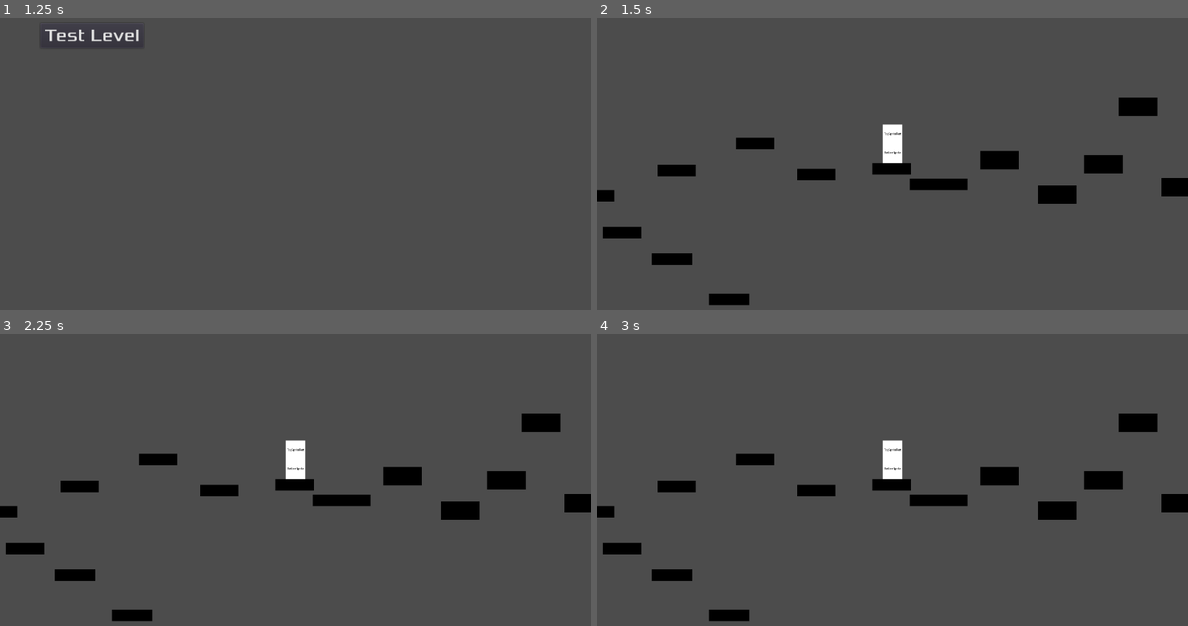
Above: before the commit, frames 1-4 (two rows, left to right).
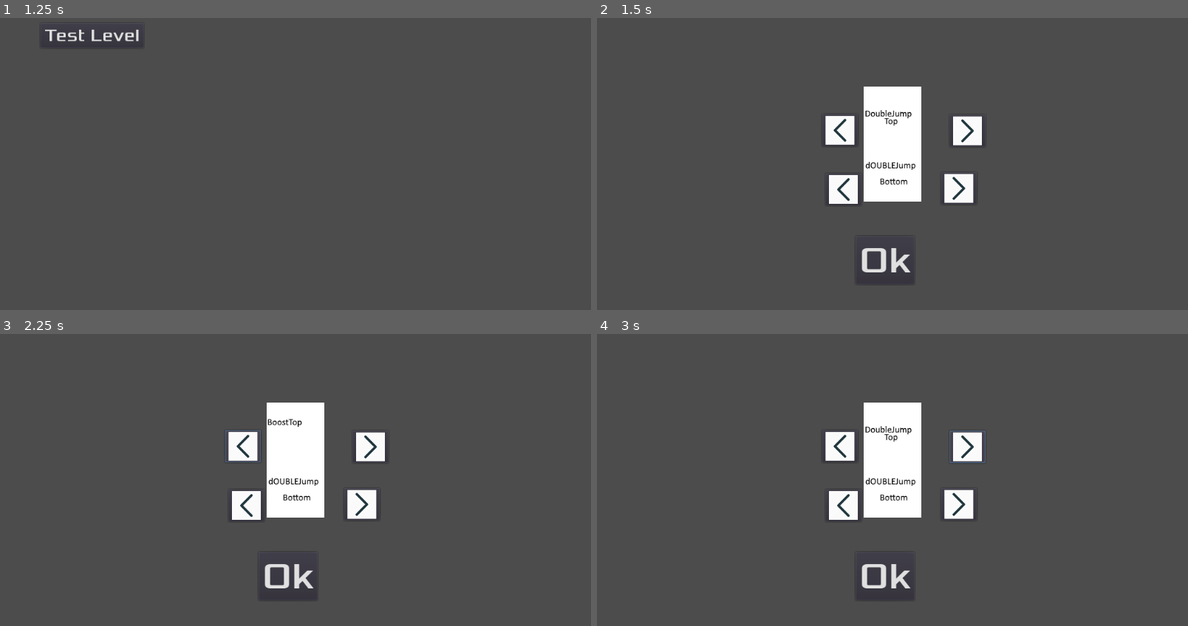
Above: after the commit, the same moments.

Repository: VeryCleverName3/Hybrid-Game-Jam
Game: Godot game, scene res://MainMenu.tscn
The game is run twice, just before and just after one commit, with the same random seed, the same clock (stepped at 60 frames per second) and the same inputs.
Inputs (mouse positions are in pixels of both pictures, inside the frame that each line leads up to):
- Up to frame 1 (1.25 s): click "Level Select" at 0.5 s
- Up to frame 2 (1.5 s): click "Test Level" at 1.25 s
- Up to frame 3 (2.25 s): click (242, 444) at 2.02 s
- Up to frame 4 (3 s): click (969, 447) at 2.77 s

Frame 1 is identical in both runs. In frame 2, 9.6% of the frame differs, in the area x 0-100%, y 23-99%; in frame 3, 9.6%; in frame 4, 9.6%.

Commit message:
Halfway through ability select.

Diff:
--- /dev/null
+++ b/src/AbilitySelect.gd
@@ -0,0 +1,27 @@
+extends CanvasLayer
+
+var imageL = Image.new()
+var iconL = ImageTexture.new()
+var imageR = Image.new()
+var iconR = ImageTexture.new()
+
+func _ready():
+	imageL.load("res://leftArrow.png")
+	iconL.create_from_image(imageL)
+	$TopPic/TopLeft.icon = iconL
+	$BottomPic/BottomLeft.icon = iconL
+	imageR.load("res://rightArrow.png")
+	iconR.create_from_image(imageR)
+	$TopPic/TopRight.icon = iconR
+	$BottomPic/BottomRight.icon = iconR
+
+#func _process(delta):
+#	# Called every frame. Delta is time since last frame.
+#	# Update game logic here.
+#	pass
+
+
+func _on_Ok_pressed():
+	print(PlayerVars.ab1)
+	print(PlayerVars.ab2)
+	switcher.switch_scene(PlayerVars.levelGoal)
--- /dev/null
+++ b/src/AbilitySelect.tscn
@@ -0,0 +1,237 @@
+[gd_scene load_steps=16 format=2]
+
+[ext_resource path="res://AbilitySelect.gd" type="Script" id=1]
+[ext_resource path="res://tptop.png" type="Texture" id=2]
+[ext_resource path="res://BoostTop.png" type="Texture" id=3]
+[ext_resource path="res://DJTop.png" type="Texture" id=4]
+[ext_resource path="res://TopPic.gd" type="Script" id=5]
+[ext_resource path="res://Tpbottom.png" type="Texture" id=6]
+[ext_resource path="res://DJbottom.png" type="Texture" id=7]
+[ext_resource path="res://BoostBottom.png" type="Texture" id=8]
+[ext_resource path="res://BottomPic.gd" type="Script" id=9]
+[ext_resource path="res://Xolonium-Regular.ttf" type="DynamicFontData" id=10]
+
+[sub_resource type="SpriteFrames" id=1]
+
+animations = [ {
+"frames": [ ExtResource( 2 ) ],
+"loop": true,
+"name": "Teleport",
+"speed": 5.0
+}, {
+"frames": [ ExtResource( 3 ) ],
+"loop": true,
+"name": "Boost",
+"speed": 5.0
+}, {
+"frames": [ ExtResource( 4 ) ],
+"loop": true,
+"name": "DoubleJump",
+"speed": 5.0
+} ]
+
+[sub_resource type="ImageTexture" id=2]
+
+flags = 7
+storage = 0
+lossy_quality = 0.7
+flags = 7
+size = Vector2( 0, 0 )
+_sections_unfolded = [ "Resource" ]
+
+[sub_resource type="SpriteFrames" id=3]
+
+animations = [ {
+"frames": [ ExtResource( 6 ) ],
+"loop": true,
+"name": "Teleport",
+"speed": 5.0
+}, {
+"frames": [ ExtResource( 7 ) ],
+"loop": true,
+"name": "DJ",
+"speed": 5.0
+}, {
+"frames": [ ExtResource( 8 ) ],
+"loop": true,
+"name": "Boost",
+"speed": 5.0
+} ]
+
+[sub_resource type="ImageTexture" id=4]
+
+flags = 7
+storage = 0
+lossy_quality = 0.7
+flags = 7
+size = Vector2( 0, 0 )
+
+[sub_resource type="DynamicFont" id=5]
+
+size = 64
+use_mipmaps = false
+use_filter = true
+font_data = ExtResource( 10 )
+_sections_unfolded = [ "Font", "Settings" ]
+
+[node name="AbilitySelect" type="CanvasLayer" index="0"]
+
+layer = 1
+offset = Vector2( 0, 0 )
+rotation = 0.0
+scale = Vector2( 1, 1 )
+transform = Transform2D( 1, 0, 0, 1, 0, 0 )
+script = ExtResource( 1 )
+
+[node name="TopPic" type="AnimatedSprite" parent="." index="0"]
+
+position = Vector2( 512, 250 )
+frames = SubResource( 1 )
+animation = "DoubleJump"
+script = ExtResource( 5 )
+_sections_unfolded = [ "Transform" ]
+
+[node name="TopLeft" type="Button" parent="TopPic" index="0"]
+
+anchor_left = 0.0
+anchor_top = 0.0
+anchor_right = 0.0
+anchor_bottom = 0.0
+margin_left = -122.0
+margin_top = -2.0
+margin_right = -110.0
+margin_bottom = 18.0
+rect_pivot_offset = Vector2( 0, 0 )
+rect_clip_content = false
+focus_mode = 2
+mouse_filter = 0
+mouse_default_cursor_shape = 0
+size_flags_horizontal = 1
+size_flags_vertical = 1
+toggle_mode = false
+enabled_focus_mode = 2
+shortcut = null
+group = null
+icon = SubResource( 2 )
+flat = false
+align = 1
+_sections_unfolded = [ "Margin" ]
+
+[node name="TopRight" type="Button" parent="TopPic" index="1"]
+
+anchor_left = 0.0
+anchor_top = 0.0
+anchor_right = 0.0
+anchor_bottom = 0.0
+margin_left = 99.0
+margin_top = -1.0
+margin_right = 111.0
+margin_bottom = 19.0
+rect_pivot_offset = Vector2( 0, 0 )
+rect_clip_content = false
+focus_mode = 2
+mouse_filter = 0
+mouse_default_cursor_shape = 0
+size_flags_horizontal = 1
+size_flags_vertical = 1
+toggle_mode = false
+enabled_focus_mode = 2
+shortcut = null
+group = null
+flat = false
+align = 1
+_sections_unfolded = [ "Margin" ]
+
+[node name="BottomPic" type="AnimatedSprite" parent="." index="1"]
+
+position = Vector2( 512, 350 )
+frames = SubResource( 3 )
+animation = "DJ"
+script = ExtResource( 9 )
+_sections_unfolded = [ "Transform" ]
+
+[node name="BottomRight" type="Button" parent="BottomPic" index="0"]
+
+anchor_left = 0.0
+anchor_top = 0.0
+anchor_right = 0.0
+anchor_bottom = 0.0
+margin_left = 84.0
+margin_top = -1.0
+margin_right = 96.0
+margin_bottom = 19.0
+rect_pivot_offset = Vector2( 0, 0 )
+rect_clip_content = false
+focus_mode = 2
+mouse_filter = 0
+mouse_default_cursor_shape = 0
+size_flags_horizontal = 1
+size_flags_vertical = 1
+toggle_mode = false
+enabled_focus_mode = 2
+shortcut = null
+group = null
+flat = false
+align = 1
+
+[node name="BottomLeft" type="Button" parent="BottomPic" index="1"]
+
+anchor_left = 0.0
+anchor_top = 0.0
+anchor_right = 0.0
+anchor_bottom = 0.0
+margin_left = -116.0
+margin_top = 1.0
+margin_right = -104.0
+margin_bottom = 21.0
+rect_pivot_offset = Vector2( 0, 0 )
+rect_clip_content = false
+focus_mode = 2
+mouse_filter = 0
+mouse_default_cursor_shape = 0
+size_flags_horizontal = 1
+size_flags_vertical = 1
+toggle_mode = false
+enabled_focus_mode = 2
+shortcut = null
+group = null
+icon = SubResource( 4 )
+flat = false
+align = 1
+
+[node name="Ok" type="Button" parent="." index="2"]
+
+anchor_left = 0.0
+anchor_top = 0.0
+anchor_right = 0.0
+anchor_bottom = 0.0
+margin_left = 448.0
+margin_top = 460.0
+margin_right = 550.0
+margin_bottom = 544.0
+rect_pivot_offset = Vector2( 0, 0 )
+rect_clip_content = false
+focus_mode = 2
+mouse_filter = 0
+mouse_default_cursor_shape = 0
+size_flags_horizontal = 1
+size_flags_vertical = 1
+custom_fonts/font = SubResource( 5 )
+toggle_mode = false
+enabled_focus_mode = 2
+shortcut = null
+group = null
+text = "Ok"
+flat = false
+align = 1
+_sections_unfolded = [ "custom_fonts" ]
+
+[connection signal="pressed" from="TopPic/TopLeft" to="TopPic" method="_on_TopLeft_pressed"]
+
+[connection signal="pressed" from="TopPic/TopRight" to="TopPic" method="_on_TopRight_pressed"]
+
+[connection signal="pressed" from="BottomPic/BottomRight" to="BottomPic" method="_on_BottomRight_pressed"]
+
+[connection signal="pressed" from="BottomPic/BottomLeft" to="BottomPic" method="_on_BottomLeft_pressed"]
+
+[connection signal="pressed" from="Ok" to="." method="_on_Ok_pressed"]
--- /dev/null
+++ b/src/BottomPic.gd
@@ -0,0 +1,41 @@
+extends AnimatedSprite
+
+# class member variables go here, for example:
+# var a = 2
+# var b = "textvar"
+
+func _ready():
+	# Called when the node is added to the scene for the first time.
+	# Initialization here
+	pass
+
+#func _process(delta):
+#	# Called every frame. Delta is time since last frame.
+#	# Update game logic here.
+#	pass
+
+
+func _on_BottomRight_pressed():
+	match (self.animation):
+		"DoubleJump":
+			PlayerVars.ab2 = "wallJump"
+			self.animation = "Teleport"
+		"Boost":
+			PlayerVars.ab2 = "doubleJump"
+			self.animation = "DoubleJump"
+		"Teleport":
+			PlayerVars.ab2 = "boost"
+			self.animation = "Boost"
+
+
+func _on_BottomLeft_pressed():
+	match (self.animation):
+		"DoubleJump":
+			PlayerVars.ab2 = "boost"
+			self.animation = "Boost"
+		"Boost":
+			PlayerVars.ab2 = "wallJump"
+			self.animation = "Teleport"
+		"Teleport":
+			PlayerVars.ab2 = "doubleJump"
+			self.animation = "DoubleJump"
--- a/src/LevelSelect.gd
+++ b/src/LevelSelect.gd
@@ -16,4 +16,5 @@
 
 
 func _on_TestLevel_pressed():
-	switcher.switch_scene("res://TestLevel.tscn")
+	PlayerVars.levelGoal = "res://TestLevel.tscn"
+	switcher.switch_scene("res://AbilitySelect.tscn")
--- /dev/null
+++ b/src/PlayerVars.gd
@@ -0,0 +1,5 @@
+extends Node
+
+var levelGoal = ""
+var ab1
+var ab2
--- /dev/null
+++ b/src/TestLevel.gd
@@ -0,0 +1,11 @@
+extends Button
+
+
+func _ready():
+	print(PlayerVars.ab1)
+	print(PlayerVars.ab2)
+
+#func _process(delta):
+#	# Called every frame. Delta is time since last frame.
+#	# Update game logic here.
+#	pass
--- /dev/null
+++ b/src/TopPic.gd
@@ -0,0 +1,42 @@
+extends AnimatedSprite
+
+# class member variables go here, for example:
+# var a = 2
+# var b = "textvar"
+
+func _ready():
+	# Called when the node is added to the scene for the first time.
+	# Initialization here
+	pass
+
+#func _process(delta):
+#	# Called every frame. Delta is time since last frame.
+#	# Update game logic here.
+#	pass
+
+
+func _on_TopLeft_pressed():
+	match (self.animation):
+		"DoubleJump":
+			PlayerVars.ab1 = "boost"
+			self.animation = "Boost"
+		"Boost":
+			PlayerVars.ab1 = "wallJump"
+			self.animation = "Teleport"
+		"Teleport":
+			PlayerVars.ab1 = "doubleJump"
+			self.animation = "DoubleJump"
+
+
+
+func _on_TopRight_pressed():
+	match (self.animation):
+		"DoubleJump":
+			PlayerVars.ab1 = "wallJump"
+			self.animation = "Teleport"
+		"Boost":
+			PlayerVars.ab1 = "doubleJump"
+			self.animation = "DoubleJump"
+		"Teleport":
+			PlayerVars.ab1 = "boost"
+			self.animation = "Boost"
--- a/src/project.godot
+++ b/src/project.godot
@@ -17,6 +17,7 @@
 [autoload]
 
 switcher="*res://switcher.gd"
+PlayerVars="*res://PlayerVars.gd"
 
 [input]
 
Binary file added: src/BoostBottom.png
Not shown, added: src/BoostBottom.png.import
Binary file added: src/BoostTop.png
Not shown, added: src/BoostTop.png.import
Binary file added: src/DJTop.png
Not shown, added: src/DJTop.png.import
Binary file added: src/DJbottom.png
Not shown, added: src/DJbottom.png.import
Binary file added: src/Tpbottom.png
Not shown, added: src/Tpbottom.png.import
Binary file added: src/leftArrow.png
Not shown, added: src/leftArrow.png.import
(and 4 more such lines)
